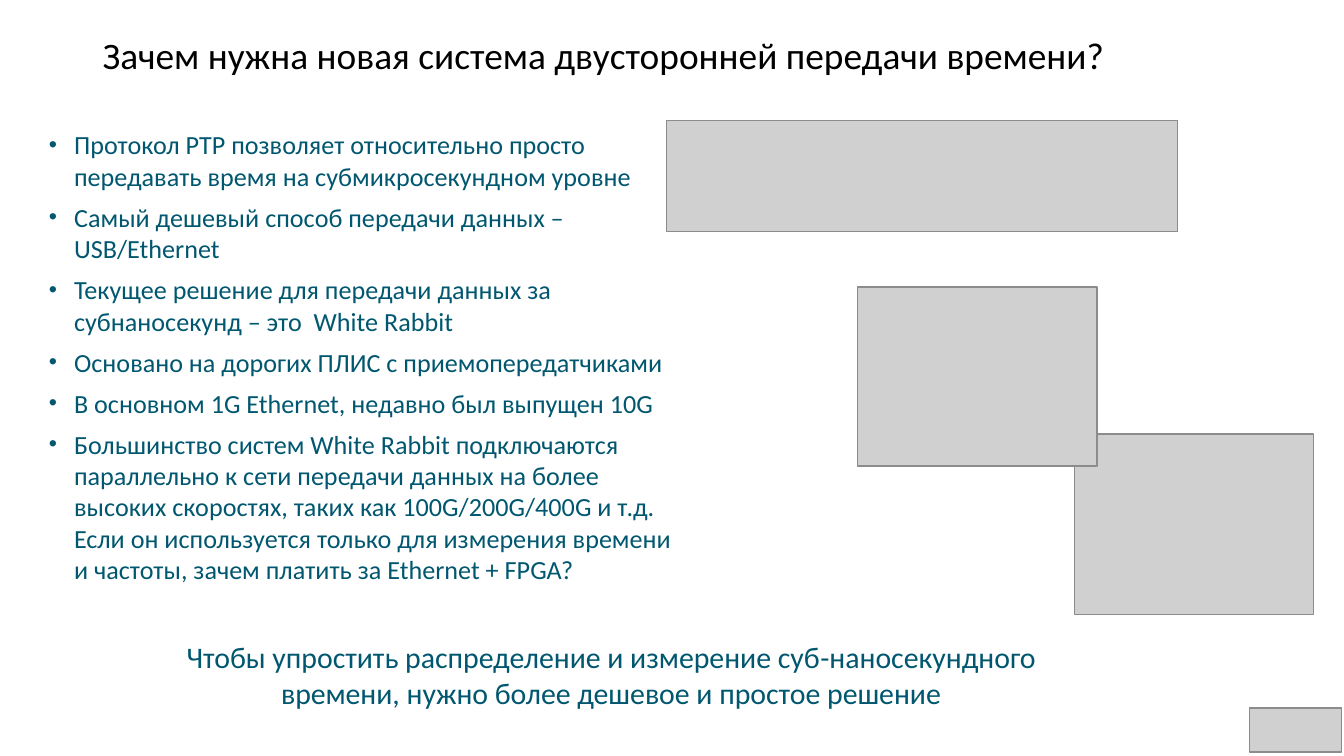
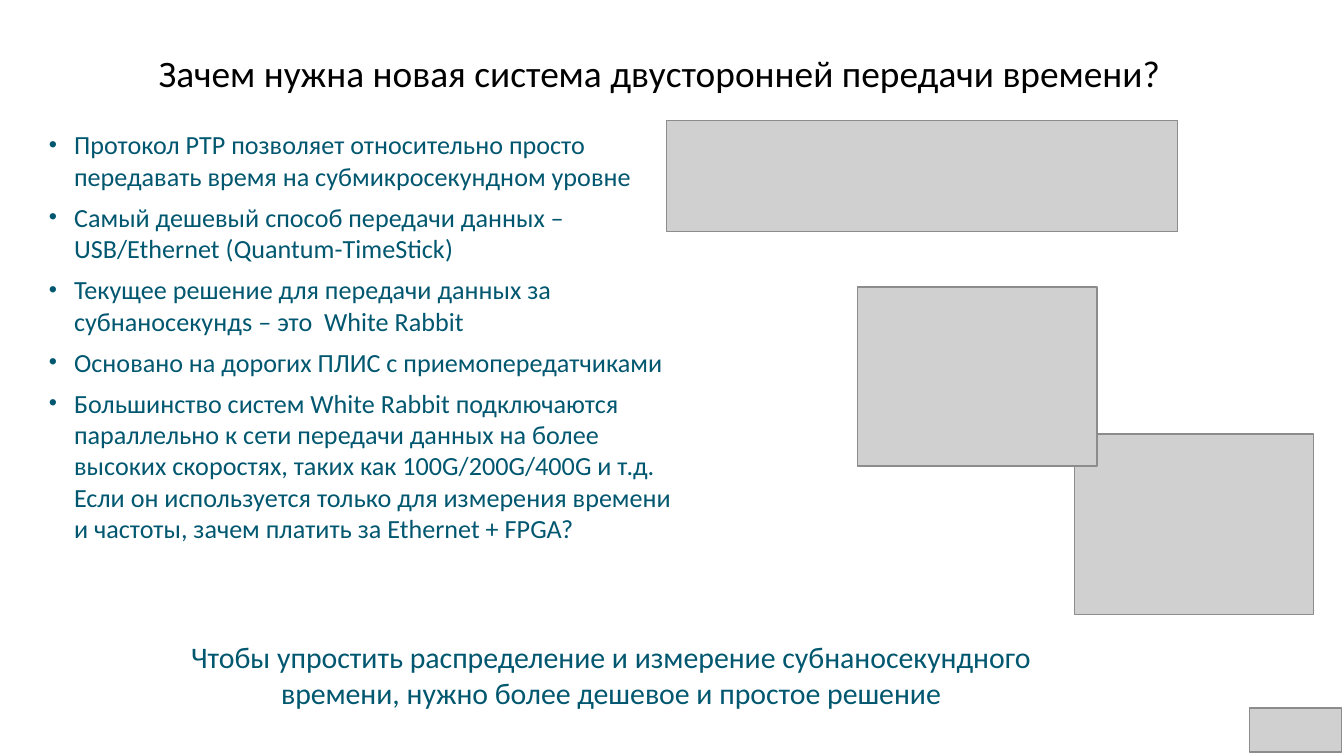
Before and after one commit to SiwaNetwork/QUANTUM, a slide deck: slide 2 of ДОКУМЕНТЫ/МАТЕРИАЛ СТАТЬИ/Quantum TWTT.pptx. Drawn at 1344x756 pixels with LibreOffice and Linux fonts; fonts in the diff are those of the drawing; grey boxes stand for pictures. Boxes give left, top, right and bottom in pixels: in the first picture for what was removed or moved away, otherwise in the second. Text is boxed around its words. In the diff, an @@ line names an element or a change of style, - is before the commit and + after.

```diff
--- a/ДОКУМЕНТЫ/МАТЕРИАЛ СТАТЬИ/Quantum TWTT.pptx
+++ b/ДОКУМЕНТЫ/МАТЕРИАЛ СТАТЬИ/Quantum TWTT.pptx
@@ title "Зачем нужна новая система двусторонней ...": place and size @@
-title "Зачем нужна новая система двусторонней ..." at (103, 43, 1104, 75)
+title "Зачем нужна новая система двусторонней ..." at (159, 61, 1160, 93)
@@ text at (74, 209, 551, 336): text changed @@
-• Самый дешевый способ передачи данных – USB/Ethernet
-• Текущее решение для передачи данных за субнаносекунд – это White Rabbit
+• Самый дешевый способ передачи данных – USB/Ethernet (Quantum-TimeStick)
+• Текущее решение для передачи данных за субнаносекундs – это White Rabbit
@@ text at (74, 395, 653, 418): paragraph removed @@
-• В основном 1G Ethernet, недавно был выпущен 10G
@@ text at (191, 647, 1030, 709): text changed @@
-Чтобы упростить распределение и измерение суб-наносекундного времени, нужно более дешевое и простое решение
+Чтобы упростить распределение и измерение субнаносекундного времени, нужно более дешевое и простое решение
```
Also in this commit, not shown: 7 other slides changed, 6 other files.
